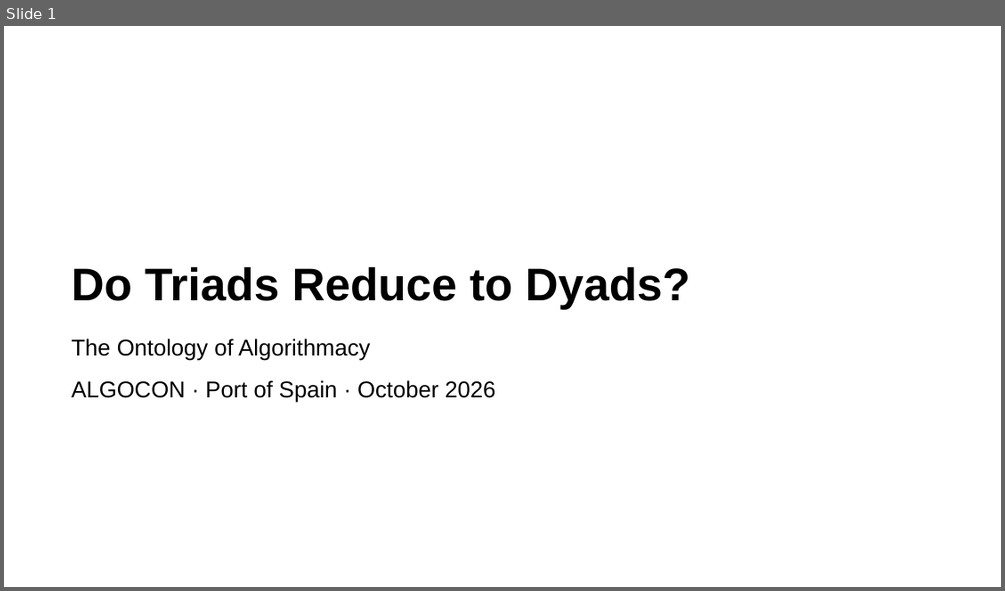
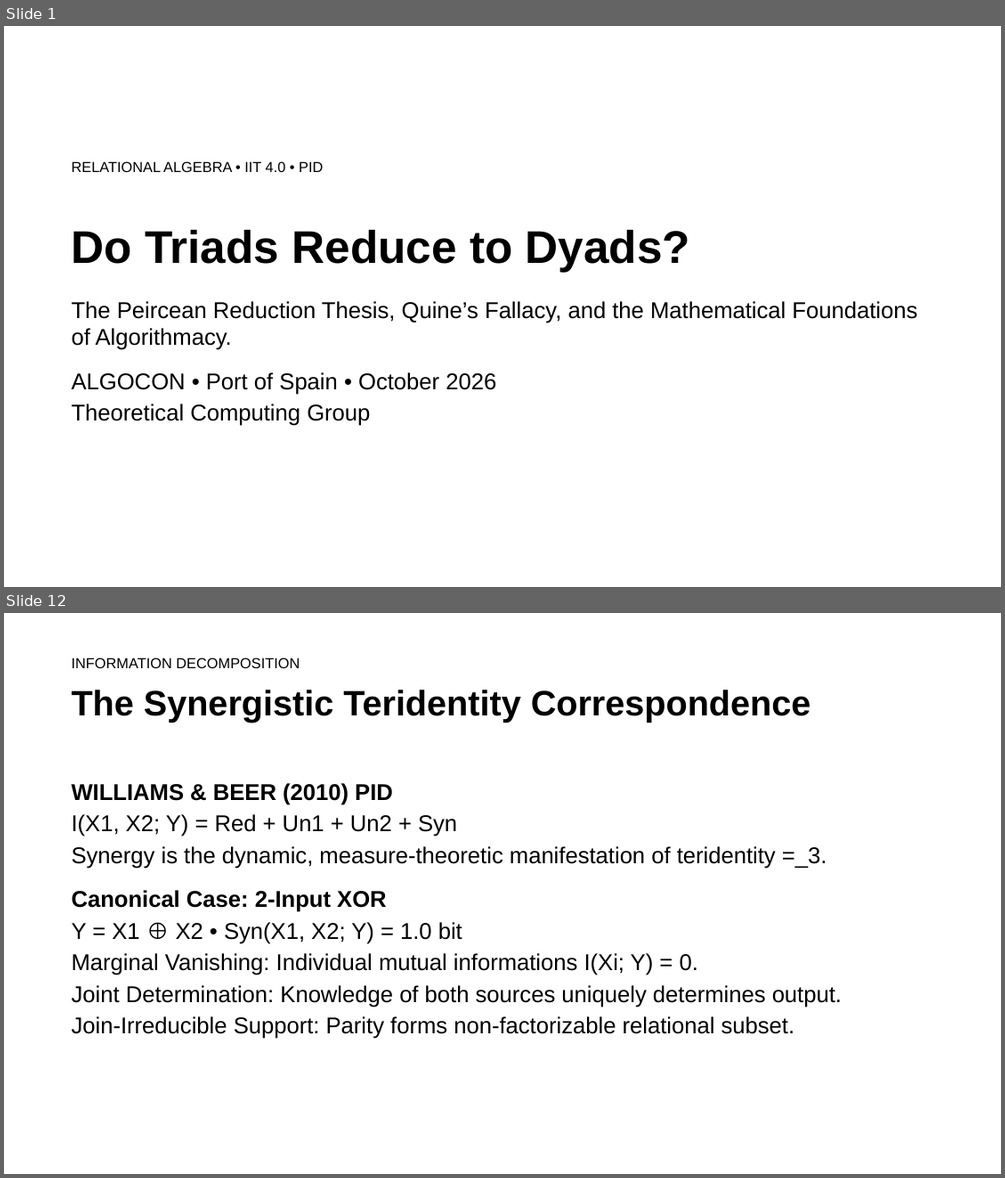
Before and after one commit to rogerSuperBuilderAlpha/algorithmacy-lab, a slide deck: submissions/triadic_reduction/talk/deck.pptx. Shown one above the other, each under a label of ours: slide 1 before the commit, slides 1 and 12 after it; the slides between them are not shown. The pictures are 1005x591 and 1005x1178 pixels, drawn with LibreOffice and Linux fonts; fonts in the diff are those of the drawing. Boxes give left, top, right and bottom in pixels: in the first picture for what was removed or moved away, otherwise in the second. Text is boxed around its words. In the diff, an @@ line names an element or a change of style, - is before the commit and + after.

```diff
--- a/submissions/triadic_reduction/talk/deck.pptx
+++ b/submissions/triadic_reduction/talk/deck.pptx
@@ slide 12 added at (4,613,1001,1174), background #FFFFFF @@
@@ text added at (72,657,299,668), 14 pt, text #000000 @@
+INFORMATION DECOMPOSITION
@@ text added at (72,690,811,722), 34 pt, text #000000, bold @@
+The Synergistic Teridentity Correspondence
@@ text added at (72,783,841,1038), 22 pt, text #000000 @@
+WILLIAMS & BEER (2010) PID
+I(X1, X2; Y) = Red + Un1 + Un2 + Syn
+Synergy is the dynamic, measure-theoretic manifestation of teridentity =_3.
+Canonical Case: 2-Input XOR
+Y = X1 ⊕ X2 • Syn(X1, X2; Y) = 1.0 bit
+Marginal Vanishing: Individual mutual informations I(Xi; Y) = 0.
+Joint Determination: Knowledge of both sources uniquely determines output.
+Join-Irreducible Support: Parity forms non-factorizable relational subset.
@@ slide 1 changed as well @@
@@ text "Do Triads Reduce to Dyads?": place and size @@
-text "Do Triads Reduce to Dyads?" at (72,266,690,309)
+text "Do Triads Reduce to Dyads?" at (72,229,690,272)
@@ text added at (72,161,323,172), 14 pt, text #000000 @@
+RELATIONAL ALGEBRA • IIT 4.0 • PID
@@ text at (72,301,917,426): text changed @@
-The Ontology of Algorithmacy
-ALGOCON · Port of Spain · October 2026
+The Peircean Reduction Thesis, Quine’s Fallacy, and the Mathematical Foundations of Algorithmacy.
+ALGOCON • Port of Spain • October 2026
+Theoretical Computing Group
```
Also in this commit, not shown: 14 other slides added, 17 slides removed, 15 other files.
